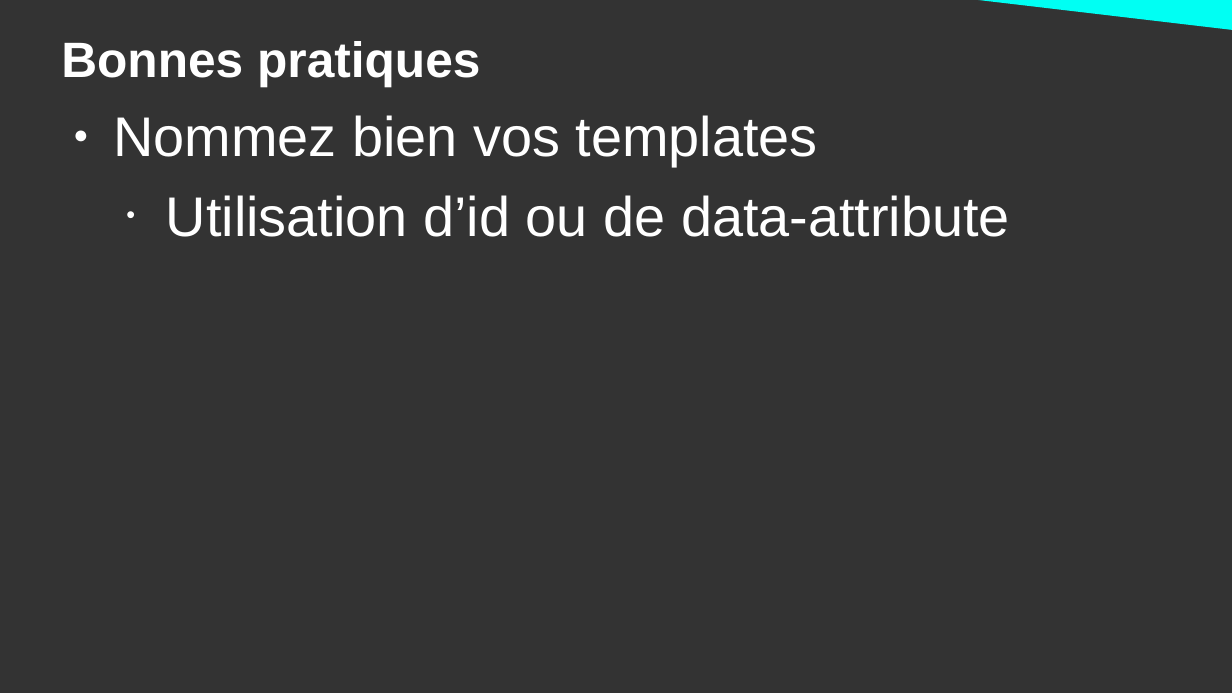
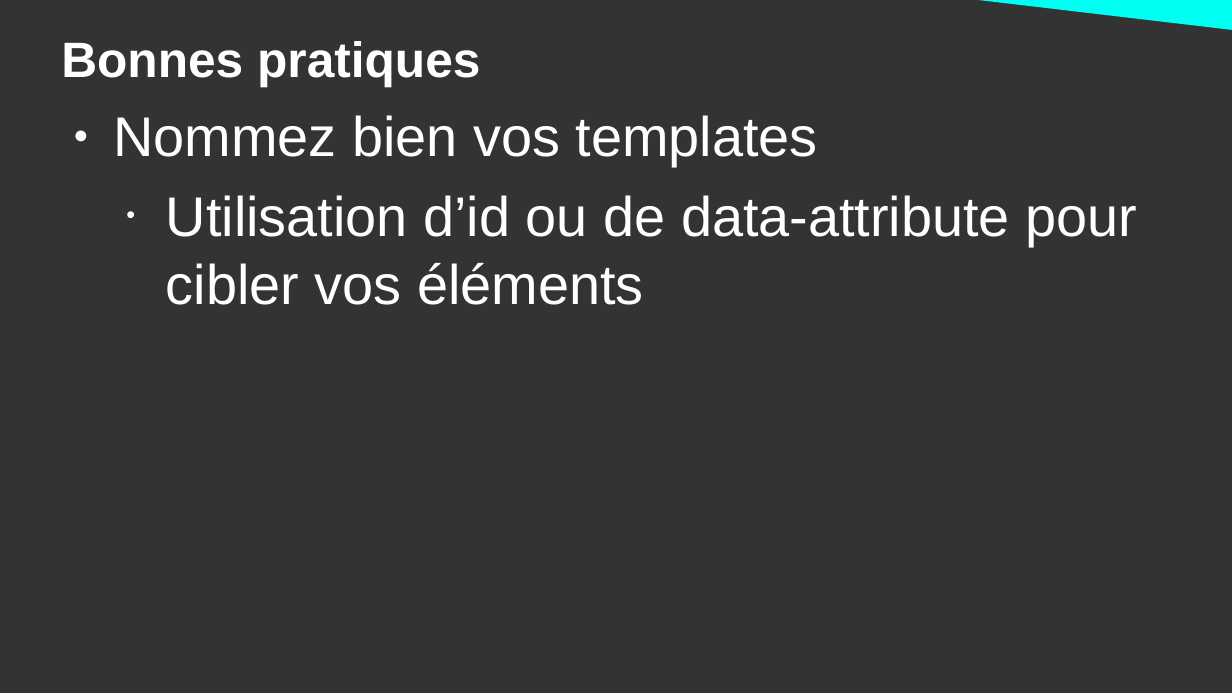
Before and after one commit to DanYellow/cours, a slide deck: slide 12 of developpement-front-s5/travaux-pratiques/numero-3/presentation.odp. Drawn at 1232x693 pixels with LibreOffice and Linux fonts; fonts in the diff are those of the drawing. Boxes give left, top, right and bottom in pixels: in the first picture for what was removed or moved away, otherwise in the second. Text is boxed around its words. In the diff, an @@ line names an element or a change of style, - is before the commit and + after.

```diff
--- a/developpement-front-s5/travaux-pratiques/numero-3/presentation.odp
+++ b/developpement-front-s5/travaux-pratiques/numero-3/presentation.odp
@@ text at (166,195,1138,305): text changed @@
-  • Utilisation d’id ou de data-attribute
+  • Utilisation d’id ou de data-attribute pour cibler vos éléments
```
Also in this commit, not shown: 10 other files.
